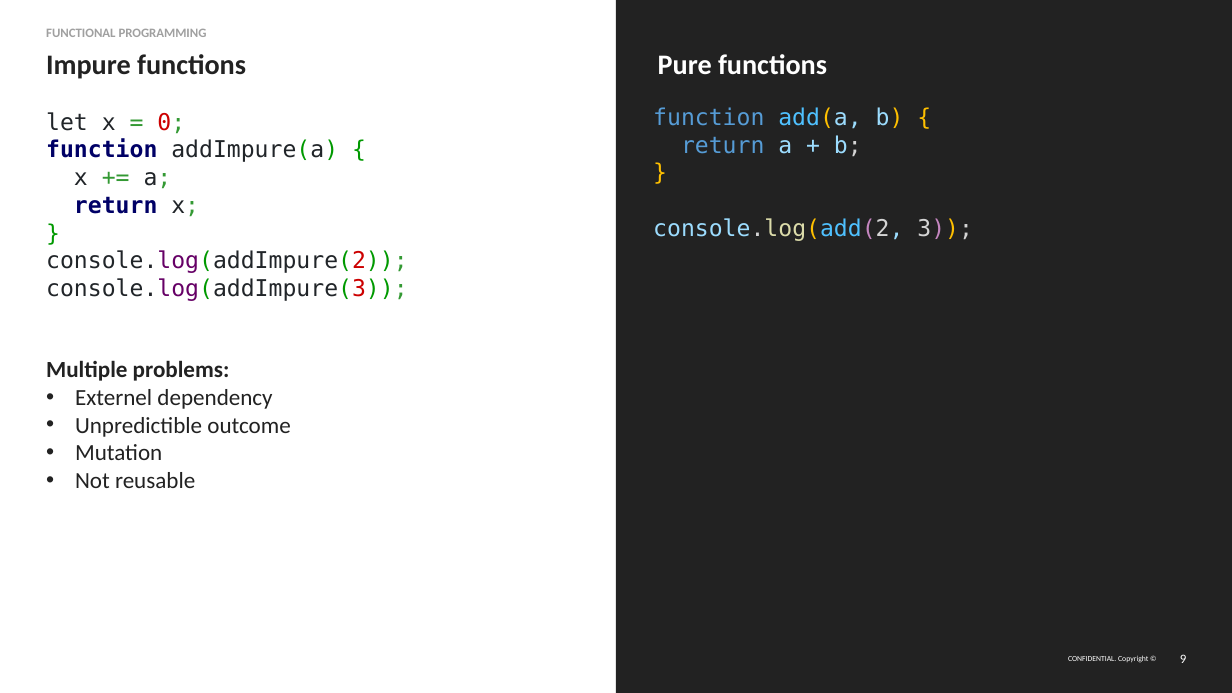
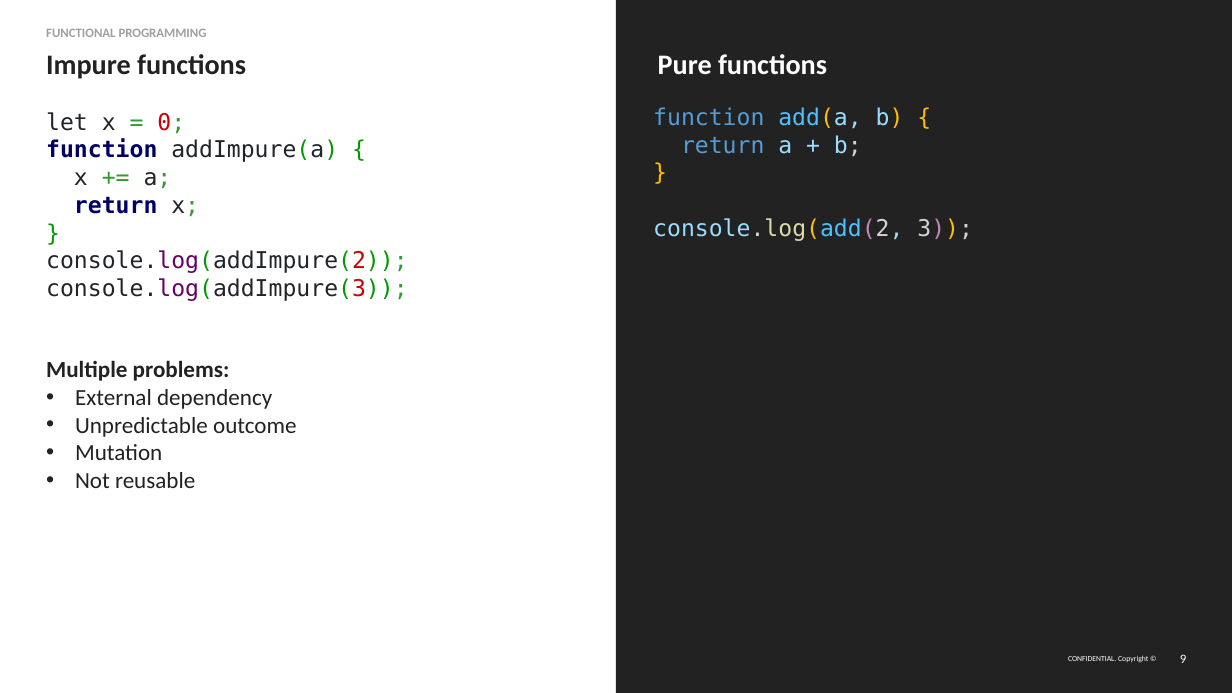
Before and after one commit to epam-nye-cooperation/epam-nye-webapp-2024, a slide deck: slide 9 of slides/03-js-functions.pptx. Drawn at 1232x693 pixels with LibreOffice and Linux fonts; fonts in the diff are those of the drawing; background and template pictures are left out. Boxes give left, top, right and bottom in pixels: in the first picture for what was removed or moved away, otherwise in the second. Text is boxed around its words. In the diff, an @@ line names an element or a change of style, - is before the commit and + after.

```diff
--- a/slides/03-js-functions.pptx
+++ b/slides/03-js-functions.pptx
@@ text at box(75, 389, 296, 437): text changed @@
-• Externel dependency
-• Unpredictible outcome
+• External dependency
+• Unpredictable outcome
```
Also in this commit, not shown: 1 other slide changed, 1 other file.
